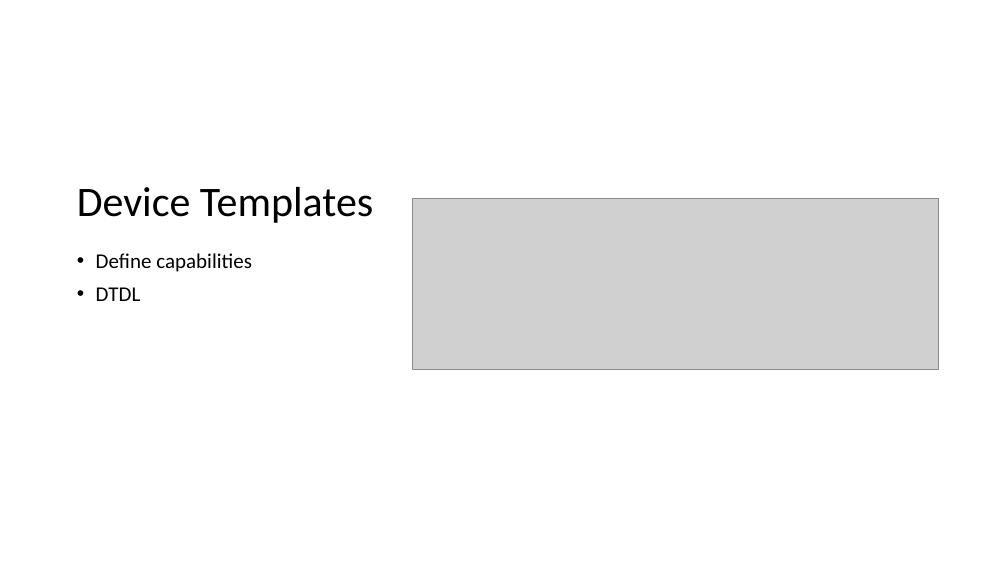
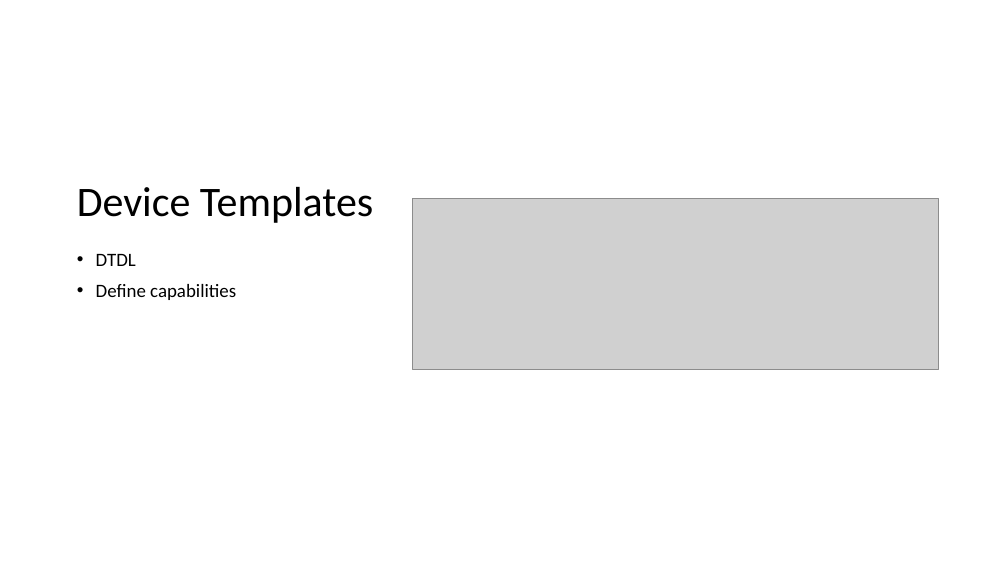
Before and after one commit to thomasgodon/DevCruiseTalk2023, a slide deck: slide 10 of .ppt/Azure Iot Central.pptx. Drawn at 1008x567 pixels with LibreOffice and Linux fonts; fonts in the diff are those of the drawing; grey boxes stand for pictures. Boxes give left, top, right and bottom in pixels: in the first picture for what was removed or moved away, otherwise in the second. Text is boxed around its words. In the diff, an @@ line names an element or a change of style, - is before the commit and + after.

```diff
--- a/.ppt/Azure Iot Central.pptx
+++ b/.ppt/Azure Iot Central.pptx
@@ text at [96,254,136,266]: paragraph added @@
+• DTDL
@@ text at [96,287,141,301]: paragraph removed @@
-• DTDL
@@ text at [96,284,236,300]: size 20 to 18 pt in "Define capabilities" @@
```
Also in this commit, not shown: 8 other slides changed, 1 slide added, 1 slide removed.
